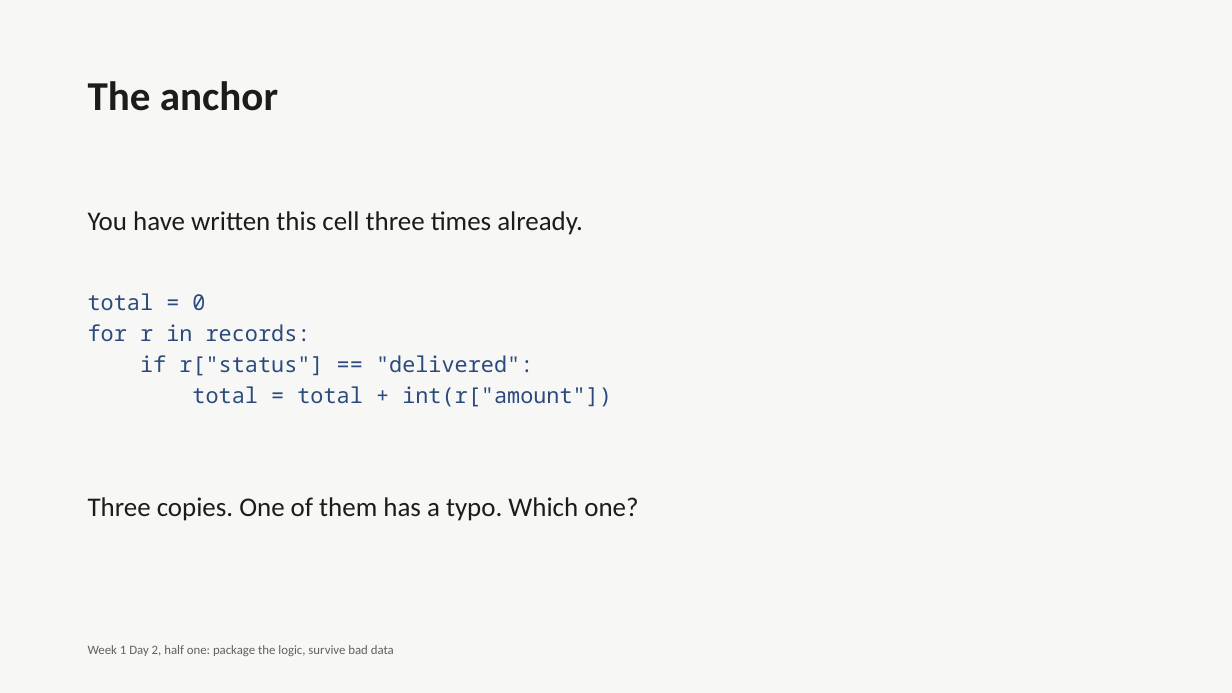
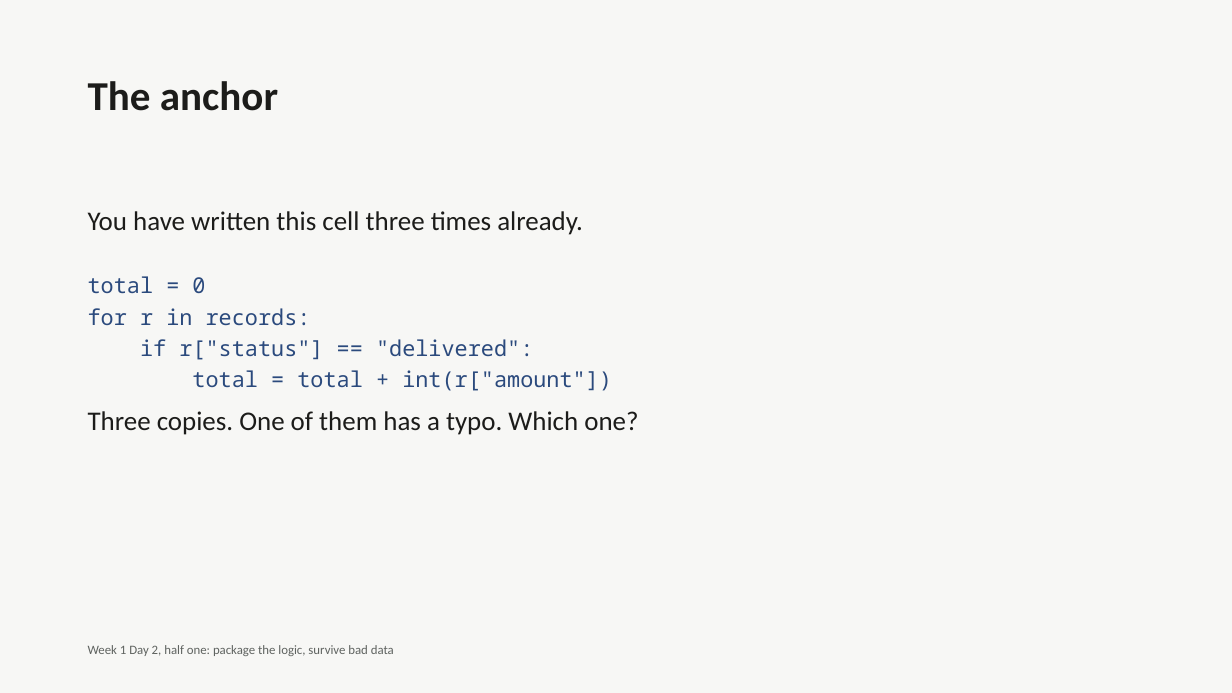
Before and after one commit to fde-academy-lab/c2-content-factory, a slide deck: slide 5 of content/W01/D2/C2_W01_D02_deck_half1_STUDENT.pptx (slide 4 before the commit). Drawn at 1232x693 pixels with LibreOffice and Linux fonts; fonts in the diff are those of the drawing. Boxes give left, top, right and bottom in pixels: in the first picture for what was removed or moved away, otherwise in the second. Text is boxed around its words. In the diff, an @@ line names an element or a change of style, - is before the commit and + after.

```diff
--- a/content/W01/D2/C2_W01_D02_deck_half1_STUDENT.pptx
+++ b/content/W01/D2/C2_W01_D02_deck_half1_STUDENT.pptx
@@ text "total = 0": place and size @@
-text "total = 0" at [88, 293, 612, 407]
+text "total = 0" at [88, 276, 612, 391]
@@ text "Three copies. One of them ...": place and size @@
-text "Three copies. One of them ..." at [88, 497, 638, 521]
+text "Three copies. One of them ..." at [88, 411, 638, 435]
```
Also in this commit, not shown: 31 other slides changed, 30 slides added, 5 other files.
